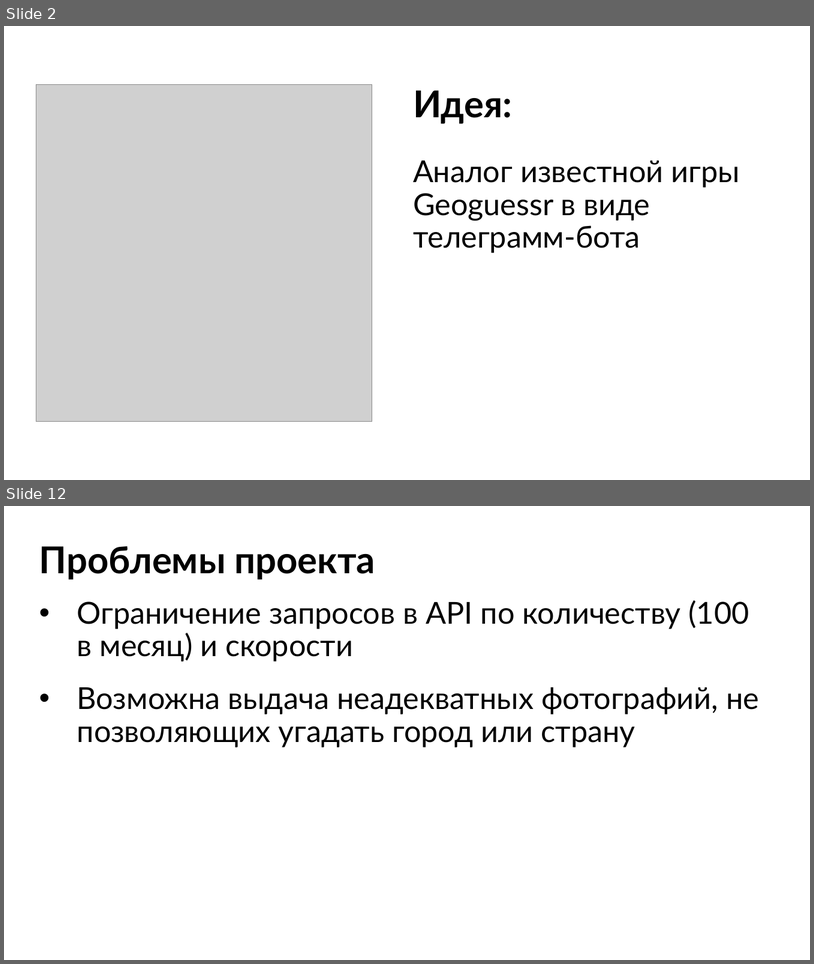
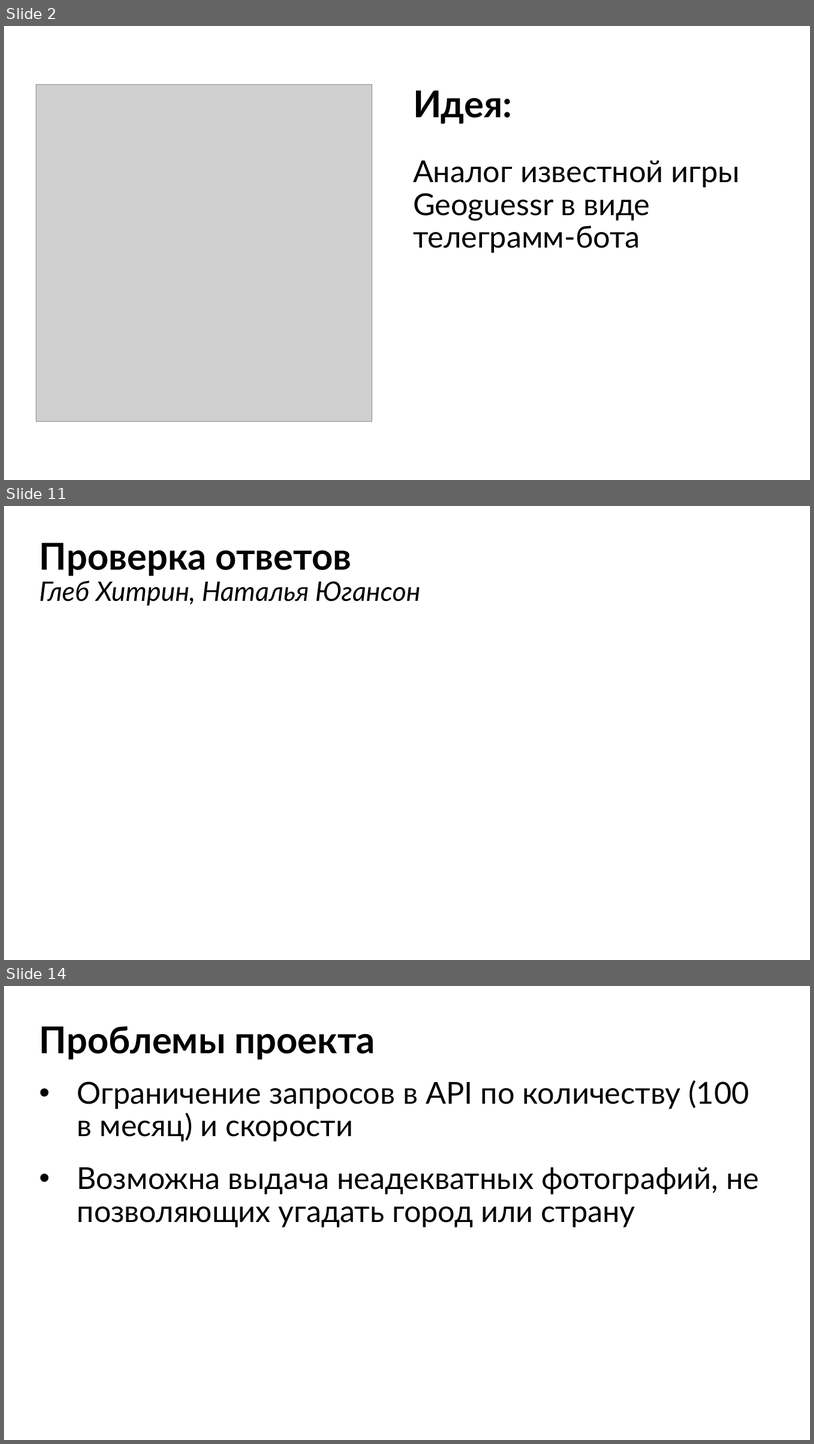
Before and after one commit to yugansonchik/GeoQuest, a slide deck: Презентация GeoQuest.pptx. Shown one above the other, each under a label of ours: slides 2 and 12 before the commit, slides 2, 11 and 14 after it; the slides between them are not shown. The pictures are 814x964 and 814x1444 pixels, drawn with LibreOffice and Linux fonts; fonts in the diff are those of the drawing; grey boxes stand for pictures. Boxes give left, top, right and bottom in pixels: in the first picture for what was removed or moved away, otherwise in the second. Text is boxed around its words. In the diff, an @@ line names an element or a change of style, - is before the commit and + after.

```diff
--- a/Презентация GeoQuest.pptx
+++ b/Презентация GeoQuest.pptx
@@ slide 11 added at [4, 506, 810, 960], background #FFFFFF @@
@@ title added at [39, 543, 420, 606], 32 pt, text #000000, italic @@
+Проверка ответов
+Глеб Хитрин, Наталья Югансон
@@ what was slide 12 is now slide 14 @@
```
Also in this commit, not shown: 8 slides changed, 3 other slides added, 2 slides removed, 1 other file.
